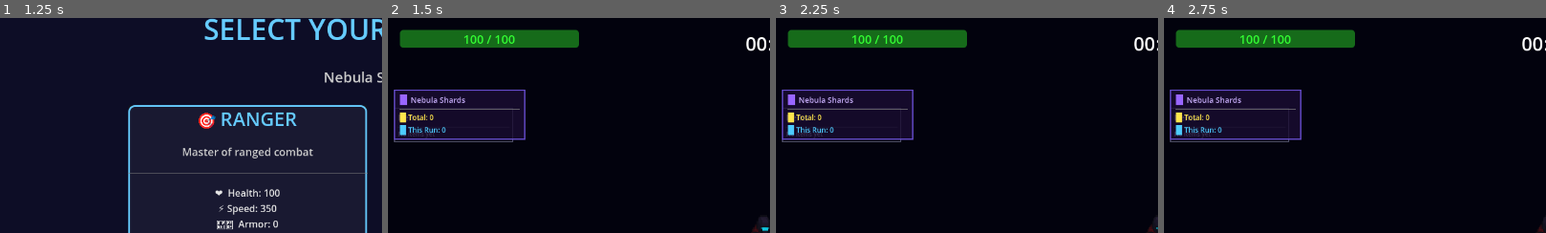
Above: before the commit, frames 1-4 (left to right).
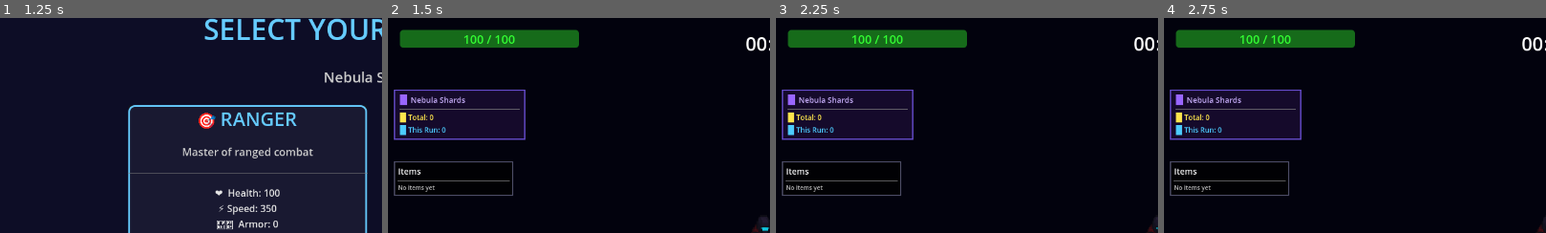
Above: after the commit, the same moments.

Repository: darkmage1000/Nebula-Revenant
Game: Godot game, scene res://MainMenu.tscn
Same seed, same stepped clock (60 frames per second), same inputs: the game is played once before the commit and once after it.
Inputs:
- Up to frame 1 (1.25 s): click "[ START MISSION ]" at 0.5 s
- Up to frame 2 (1.5 s): click "SELECT" at 1.25 s
- Up to frame 3 (2.25 s): tap Enter (ui_accept) at 2 s; hold D (ui_right) from 2.03 s (still down)
- Up to frame 4 (2.75 s): keep holding D (ui_right); tap Enter (ui_accept) at 2.27 s
The pictures show only the part of the screen within x 0-50%, y 0-50%; the shares and areas given below are measured in that part.

Frame 1 is identical in both runs. In frame 2, 1.0% of the frame differs, in the area x 1-33%, y 44-83%; in frame 3, 1.0%; in frame 4, 1.0%.

Commit message:
Position Items UI below Nebula Shard UI
Set item inventory UI position to (10, 240) to prevent it from
stacking on top of the nebula shard UI at (10, 120).

UI layout from top to bottom:
- Health bar (built-in HUD)
- Nebula Shard UI at Y=120
- Items UI at Y=240

Diff:
--- a/main_game.gd
+++ b/main_game.gd
@@ -103,6 +103,7 @@
 	if ITEM_INVENTORY_UI_SCENE:
 		var item_ui = ITEM_INVENTORY_UI_SCENE.instantiate()
 		item_ui.main_game = self
+		item_ui.position = Vector2(10, 240)  # Position below nebula shard UI
 		ui_layer.add_child(item_ui)
 		print("✅ Item inventory UI created")
 
